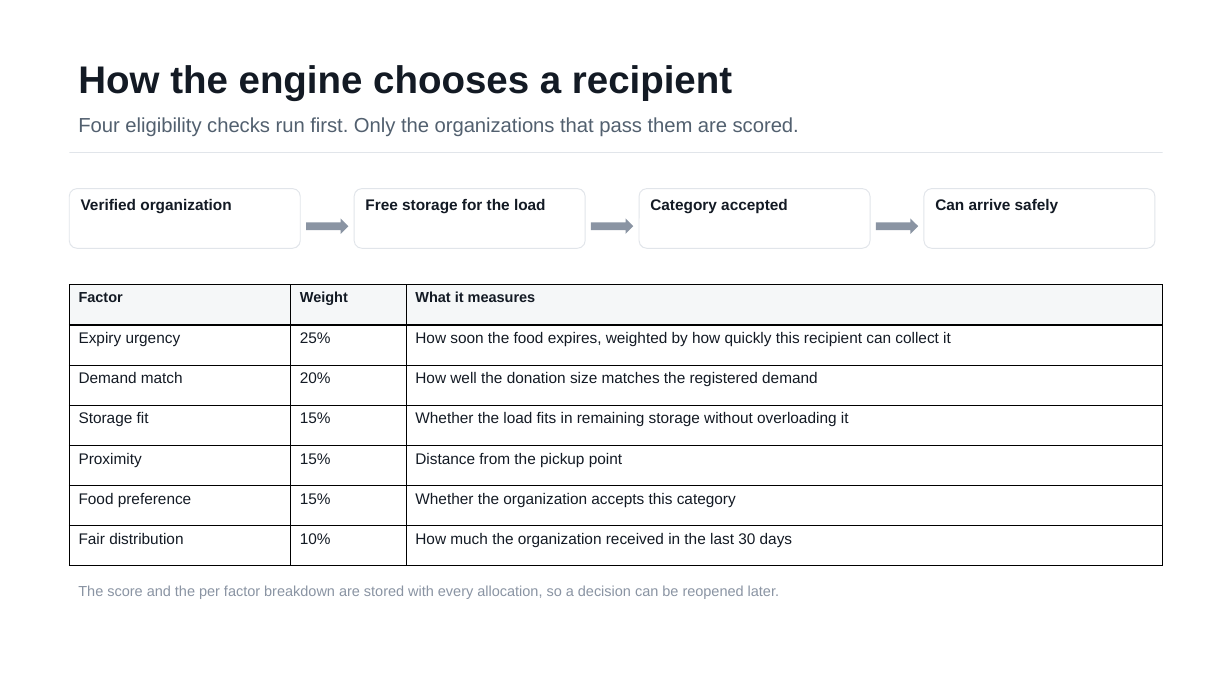
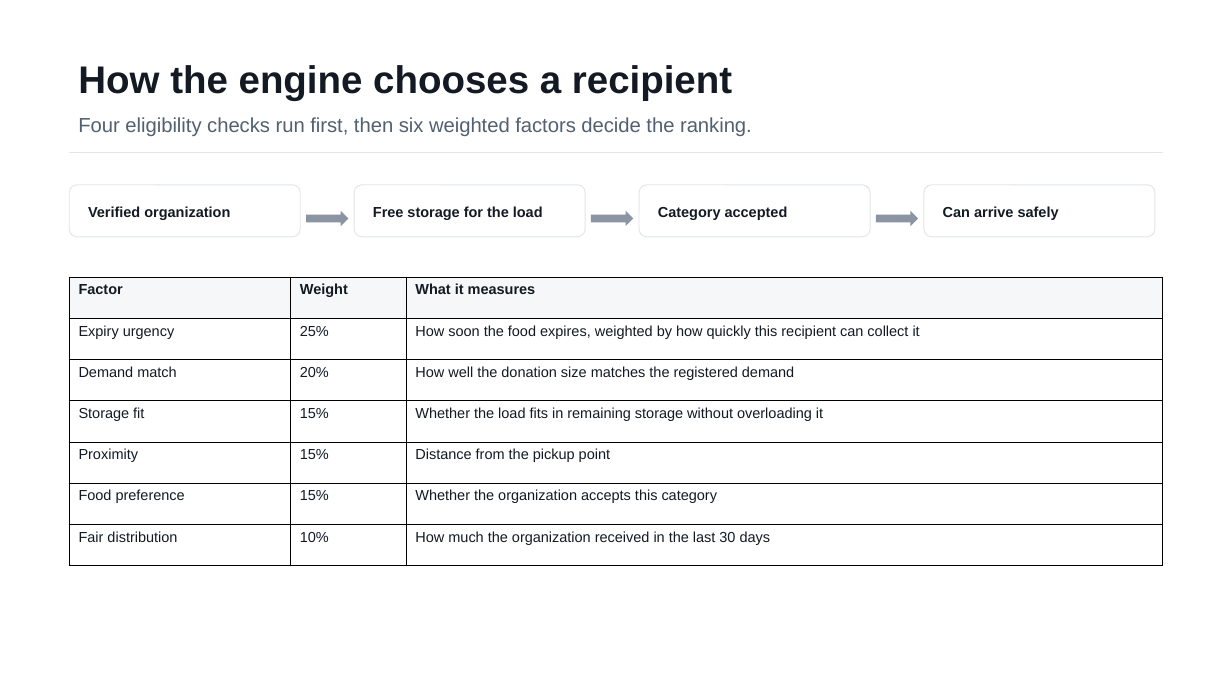
Before and after one commit to AdiByte5/FoodBridge, a slide deck: slide 5 of docs/FoodBridge_Project_Review.pptx (slide 8 before the commit). Drawn at 1232x693 pixels with LibreOffice and Linux fonts; fonts in the diff are those of the drawing. Boxes give left, top, right and bottom in pixels: in the first picture for what was removed or moved away, otherwise in the second. Text is boxed around its words. In the diff, an @@ line names an element or a change of style, - is before the commit and + after.

```diff
--- a/docs/FoodBridge_Project_Review.pptx
+++ b/docs/FoodBridge_Project_Review.pptx
@@ text at [78, 117, 752, 136]: text changed @@
-Four eligibility checks run first. Only the organizations that pass them are scored.
+Four eligibility checks run first, then six weighted factors decide the ranking.
@@ rounded rectangle added at [69, 185, 300, 237], fill #FFFFFF, outline #E1E5EA 0.75 pt @@
@@ text "Verified organization": place and size @@
-text "Verified organization" at [69, 189, 300, 249]
+text "Verified organization" at [88, 206, 230, 220]
@@ rounded rectangle added at [354, 185, 585, 237], fill #FFFFFF, outline #E1E5EA 0.75 pt @@
@@ text "Free storage for the load": place and size @@
-text "Free storage for the load" at [354, 189, 585, 249]
+text "Free storage for the load" at [373, 206, 543, 220]
@@ rounded rectangle added at [640, 185, 871, 237], fill #FFFFFF, outline #E1E5EA 0.75 pt @@
@@ size 12 to 11.2 pt; fill #FFFFFF to none; outline #E1E5EA 0.75 pt to none in 4 elements at [943, 206, 1059, 220], [88, 206, 230, 220], [373, 206, 543, 220], [658, 206, 788, 220] @@
@@ text "Category accepted": place and size @@
-text "Category accepted" at [640, 189, 871, 249]
+text "Category accepted" at [658, 206, 788, 220]
@@ rounded rectangle added at [924, 185, 1155, 237], fill #FFFFFF, outline #E1E5EA 0.75 pt @@
@@ text "Can arrive safely": place and size @@
-text "Can arrive safely" at [924, 189, 1155, 249]
+text "Can arrive safely" at [943, 206, 1059, 220]
@@ 3 right arrows: place and size @@
-3 right arrows at [306, 218, 919, 234]
+3 right arrows at [306, 211, 919, 226]
@@ table at [69, 277, 1164, 566] @@
@@ size 12 to 11.2 pt @@
@@ table: place and size @@
-table at [69, 285, 1164, 566]
+table at [69, 277, 1164, 566]
@@ text removed at [78, 585, 779, 599] @@
-The score and the per factor breakdown are stored with every allocation, so a decision can be reopened later.
```
Also in this commit, not shown: 4 other slides changed, 3 slides added, 15 slides removed, 1 other file.
